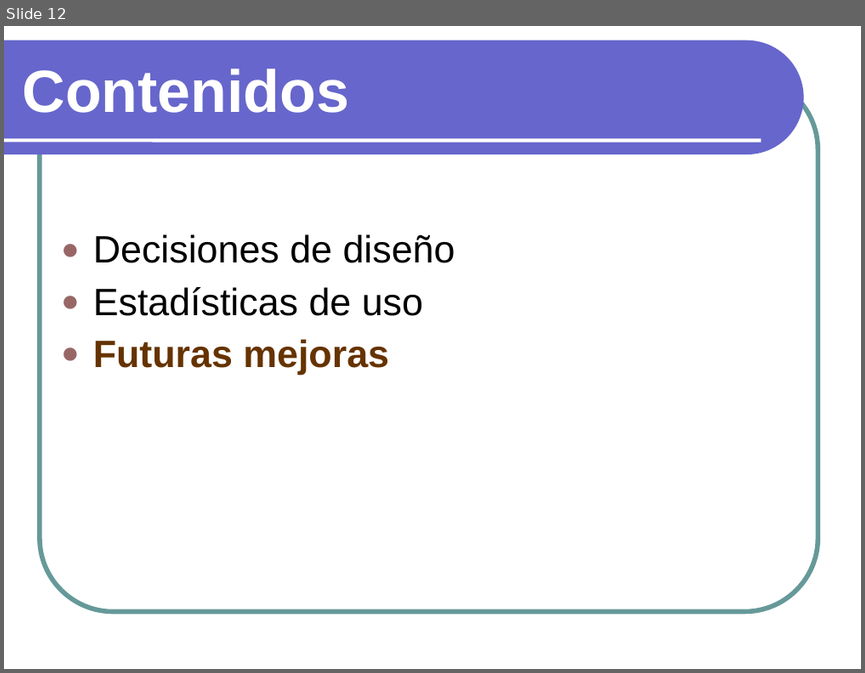
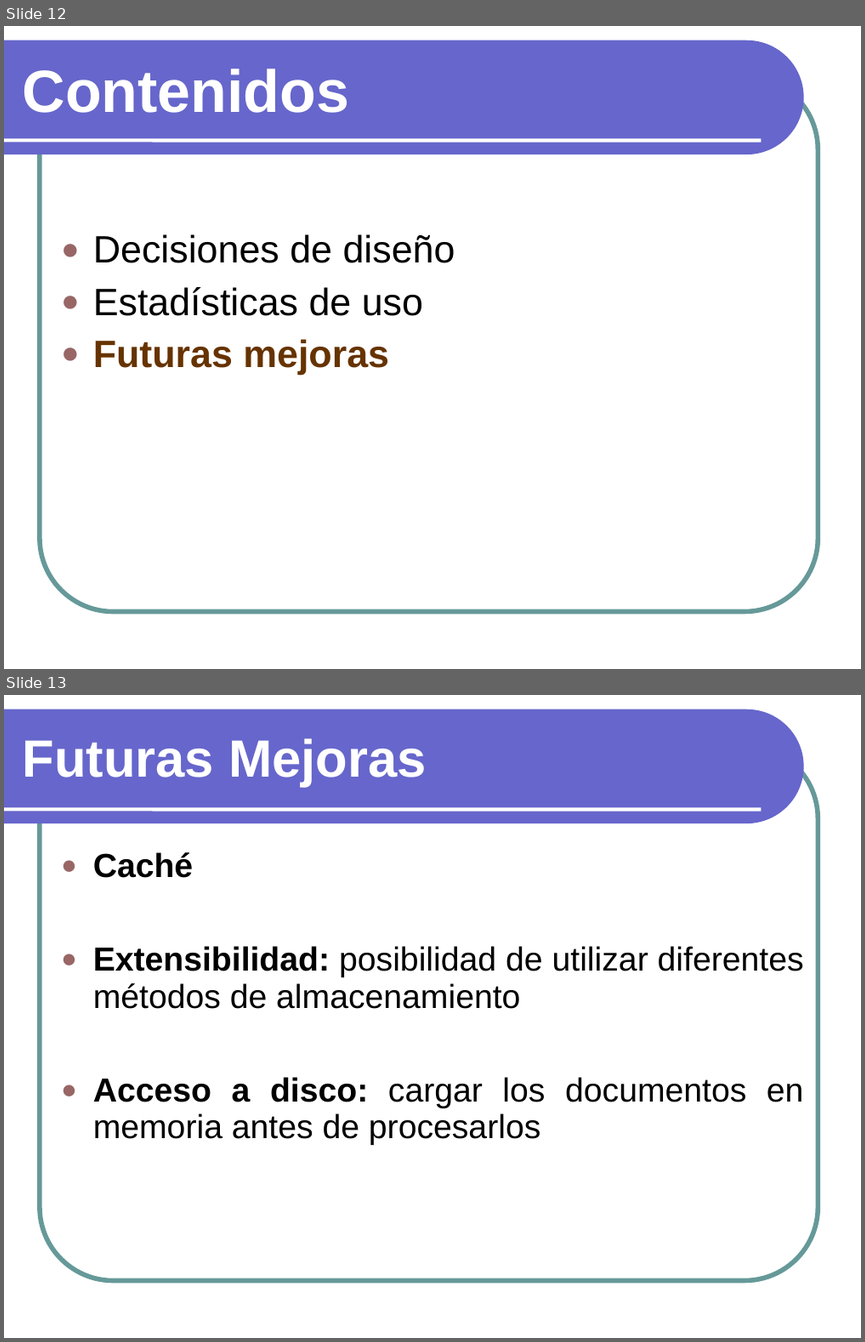
Before and after one commit to txedo/isi-practicas-5, a slide deck: ari/doc/Presentacion.ppt. Shown one above the other, each under a label of ours: slide 12 before the commit, slides 12 and 13 after it. The pictures are 865x673 and 865x1342 pixels, drawn with LibreOffice and Linux fonts; fonts in the diff are those of the drawing. Boxes give left, top, right and bottom in pixels: in the first picture for what was removed or moved away, otherwise in the second. Text is boxed around its words. In the diff, an @@ line names an element or a change of style, - is before the commit and + after.

```diff
--- a/ari/doc/Presentacion.ppt
+++ b/ari/doc/Presentacion.ppt
@@ slide 13 added at (4,695,861,1338), background #FFFFFF; not listed: 3 template elements that a slide beside it also shows @@
@@ title added at (22,738,426,786), 44 pt, text #FFFFFF, bold @@
+Futuras Mejoras
@@ text added at (93,852,804,1145), 28 pt, text #000000 @@
+● Caché
+● Extensibilidad: posibilidad de utilizar diferentes métodos de almacenamiento
+● Acceso a disco: cargar los documentos en memoria antes de procesarlos
```
Also in this commit, not shown: 10 other slides changed, 1 other slide added, 2 slides removed.
